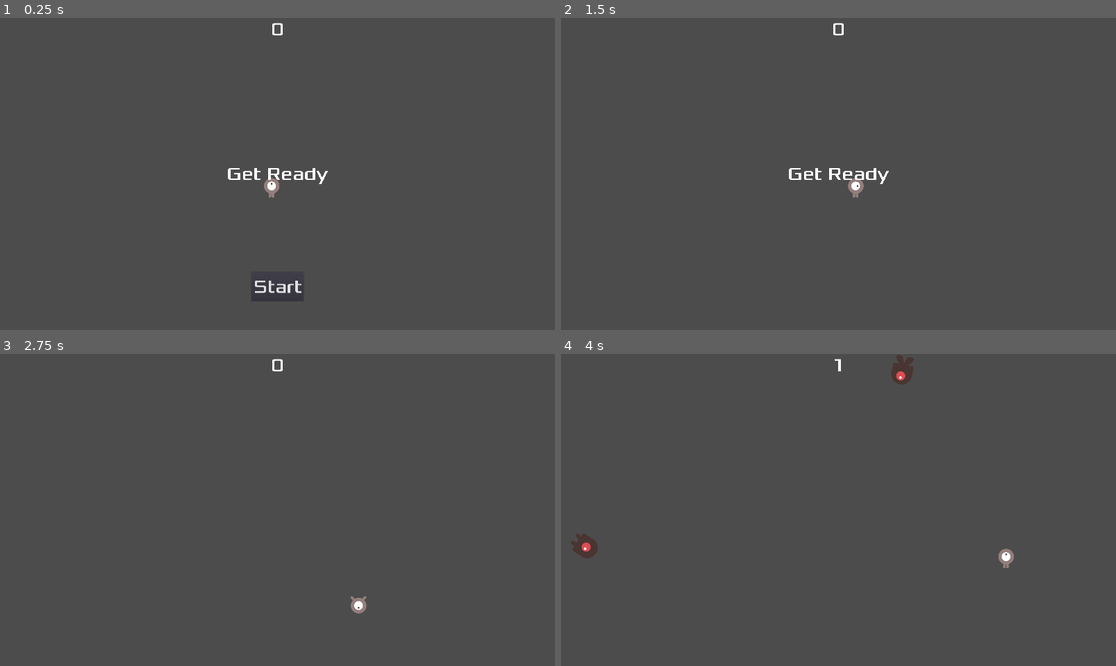
Above: before the commit, frames 1-4 (two rows, left to right).
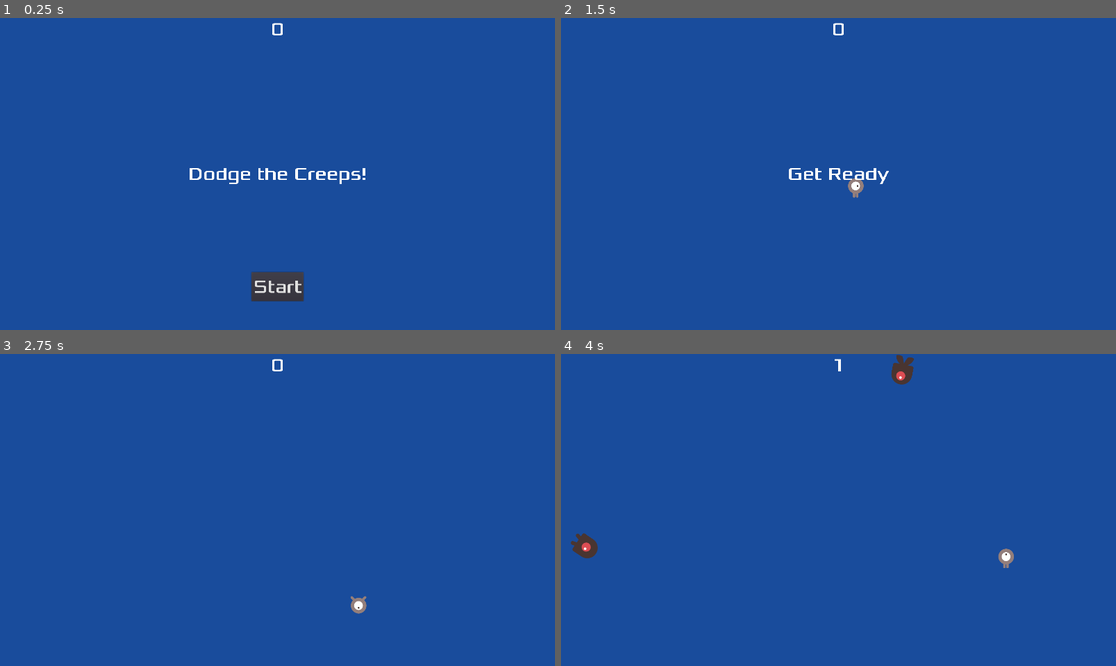
Above: after the commit, the same moments.

Repository: JennyJTG/GodotGameProject
Game: Godot game, scene res://Main.tscn
The game is run twice, just before and just after one commit, with the same random seed, the same clock (stepped at 60 frames per second) and the same inputs.
Inputs:
- Up to frame 1 (0.25 s): no input
- Up to frame 2 (1.5 s): click "Start" at 0.5 s; tap Enter (start_game, bound only after the commit) at 1.25, 1.35 s; hold D (move_right) from 1.28 s (still down)
- Up to frame 3 (2.75 s): release D (move_right) at 2.03 s; hold S (move_down) from 2.03 s (still down); tap Enter (start_game, bound only after the commit) at 2.1 s
- Up to frame 4 (4 s): release S (move_down) at 2.78 s; hold D (move_right) 2.78-3.53 s; tap Enter (start_game, bound only after the commit) at 2.85, 3.6 s; hold W (move_up) from 3.53 s (still down)

The runs differ from the first frame. In frame 1, 99% of the frame differs, in the area x 0-100%, y 0-100%; in frame 2, 100%; in frame 3, 100%; in frame 4, 99%.

Commit message:
Background color and enter start game shortcut

Diff:
--- a/gameJamButCooler/Main.gd
+++ b/gameJamButCooler/Main.gd
@@ -56,8 +56,6 @@
 # Called when the node enters the scene tree for the first time.
 func _ready():
     randomize()
-    new_game()
-    pass # Replace with function body.
 
 
 # Called every frame. 'delta' is the elapsed time since the previous frame.
--- a/gameJamButCooler/Main.tscn
+++ b/gameJamButCooler/Main.tscn
@@ -15,9 +15,20 @@
 size = 64
 font_data = ExtResource( 5 )
 
+[sub_resource type="InputEventAction" id=3]
+action = "start_game"
+
+[sub_resource type="ShortCut" id=4]
+shortcut = SubResource( 3 )
+
 [node name="Main" type="Node"]
 script = ExtResource( 2 )
 mob_scene = ExtResource( 3 )
+
+[node name="ColorRect" type="ColorRect" parent="."]
+anchor_right = 1.0
+anchor_bottom = 1.0
+color = Color( 0.101961, 0.301961, 0.615686, 1 )
 
 [node name="Player" parent="." instance=ExtResource( 1 )]
 
@@ -71,6 +82,7 @@
 margin_right = 90.0
 margin_bottom = -100.0
 custom_fonts/font = SubResource( 2 )
+shortcut = SubResource( 4 )
 text = "Start"
 
 [node name="MessageTimer" type="Timer" parent="HUD"]
--- a/gameJamButCooler/project.godot
+++ b/gameJamButCooler/project.godot
@@ -47,6 +47,11 @@
 "events": [ Object(InputEventKey,"resource_local_to_scene":false,"resource_name":"","device":0,"alt":false,"shift":false,"control":false,"meta":false,"command":false,"pressed":false,"scancode":68,"physical_scancode":0,"unicode":0,"echo":false,"script":null)
  ]
 }
+start_game={
+"deadzone": 0.5,
+"events": [ Object(InputEventKey,"resource_local_to_scene":false,"resource_name":"","device":0,"alt":false,"shift":false,"control":false,"meta":false,"command":false,"pressed":false,"scancode":16777221,"physical_scancode":0,"unicode":0,"echo":false,"script":null)
+ ]
+}
 
 [physics]
 
Not shown: 1 places in gameJamButCooler/Main.tscn that only renumber resources
